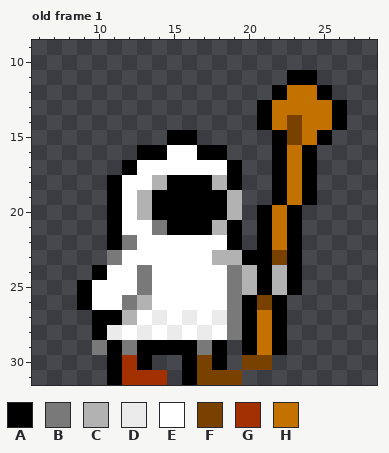
Pixel-art file, stored at assets/images/player.aseprite. The picture above was drawn from the file before the commit.
32x32 pixels, 5 frames. Pixels under 10% opacity are left out. Shown: old frame 1: x 6..28, y 9..31. The commit also changed other frames, which this record leaves out.
Palette (. is transparent): A #000000  B #797979  C #b2b2b2  D #ebebeb  E #ffffff  F #794100  G #a23000  H #c37100
Pixels before, old frame 1, first column x 9:
11 ..............AA..
12 .............AHHA.
13 ............AHHHHA
14 ............AHFHHA
15 ......AA.....AFHA.
16 ....AAEEAA...AHA..
17 ...AEEEEEEA..AHA..
18 ..AEECAAACA..AHA..
19 ..AECAAAAAC..AHA..
20 ..AECAAAAAC.AHA...
21 ..AEEBAAACA.AHA...
22 ..ABEEEEEEA.AHA...
23 ..BEEEEEECCAAFA...
24 .AEEBEEEEEBCACA...
25 AEEEBEEEEEBCACA...
26 AEEBCEEEEEBAFA....
27 .AACEDEDEDBAHA....
28 .ADEDEDEDEBAHA....
29 .BABAAAABA.AHA....
30 ..AGA..AFA.FF.....
31 ..AGGG.AFFF.......
Once edited:
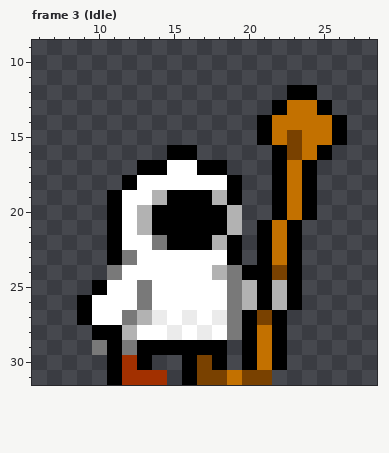
A new or re-ordered frame is compared with the old frame closest to it.
Difference:
frames 5 -> 15
Frame 3 (Idle) is new; against old frame 1, layer "Player":
y 11: x 23..24 AA -> ..
y 12: x 22..25 AHHA -> .AA.
y 13: x 21..22 AH -> .A; x 25..26 HA -> A.
y 14: x 23 F -> H
y 15: x 15..16 AA -> ..; x 21..22 .A -> AH; x 25..26 A. -> HA
y 16: x 13..18 AAEEAA -> ..AA..; x 23..25 HA. -> FHA
y 17: x 12..14 AEE -> .AA; x 17..19 EEA -> AA.
y 18: x 11..12 AE -> .A; x 14..18 CAAAC -> EEEEE
y 19: x 13..14 CA -> EC; x 18..19 AC -> CA
y 20: x 21..24 AHA. -> .AHA
y 21: x 13..14 EB -> CA; x 18..19 CA -> AC
y 22: x 12 B -> E; x 14..18 EEEEE -> BAAAC
y 23: x 11..12 BE -> AB; x 18..20 CCA -> EA.; x 22 F -> H
y 24: x 10..11 AE -> .B; x 13 B -> E; x 18 E -> C; x 20 C -> A; x 22 C -> F
y 25: x 9..10 AE -> .A
y 26: x 12..13 BC -> EB; x 20..23 AFA. -> CACA
y 27: x 9..13 .AACE -> AEEBC; x 21 H -> F
y 28: x 11..13 DED -> ACE
y 29: x 17 B -> A
y 30: x 20..22 FF. -> AHA
y 31: x 19..21 F.. -> HFF
Where, in picture pixels (left, top, right, bottom), the same in both pictures:
changed: (77, 70, 347, 385)
